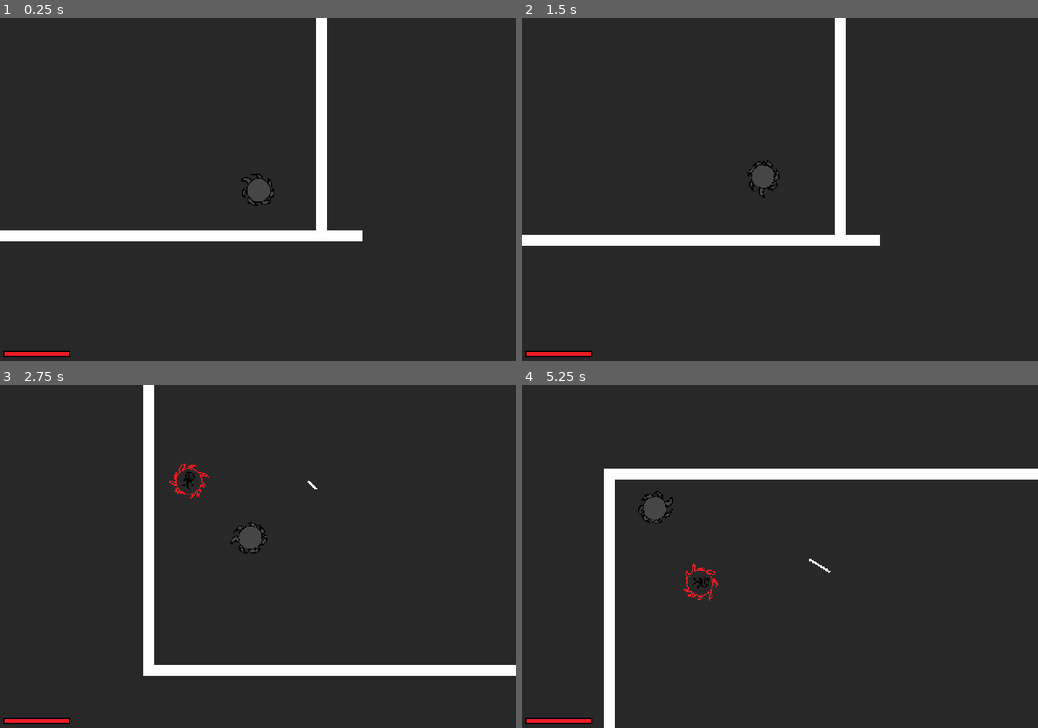
Above: before the commit, frames 1-4 (two rows, left to right).
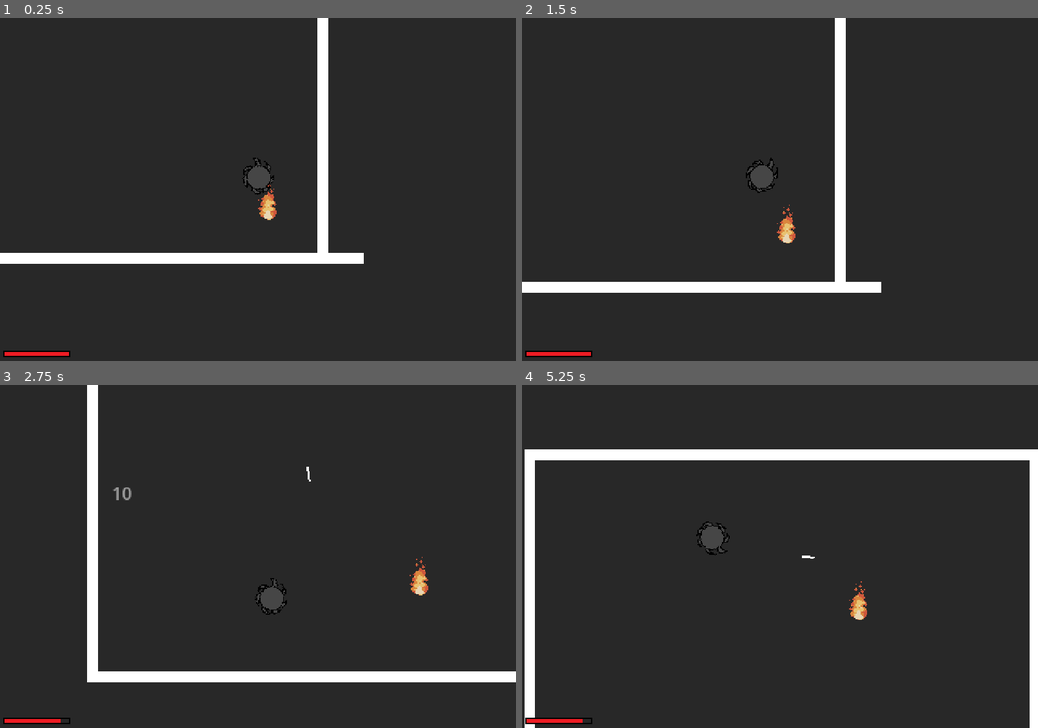
Above: after the commit, the same moments.

Repository: deltea/brj-2025
Game: Godot game, scene res://rooms/levels/test_level.tscn
The game is run twice, just before and just after one commit, with the same random seed, the same clock (stepped at 60 frames per second) and the same inputs.
Inputs (mouse positions are in pixels of both pictures, inside the frame that each line leads up to):
- Up to frame 1 (0.25 s): no input
- Up to frame 2 (1.5 s): move the mouse to (893, 172) at 0.52 s; press the mouse at (893, 172) at 0.53 s; move the mouse to (676, 206) at 1.27 s; release the mouse at (676, 206) at 1.28 s; click (676, 206) at 1.35 s
- Up to frame 3 (2.75 s): move the mouse to (309, 481) at 2.02 s; press the mouse at (309, 481) at 2.03 s
- Up to frame 4 (5.25 s): move the mouse to (754, 625) at 2.77 s; release the mouse at (754, 625) at 2.78 s; click (754, 625) at 2.85 s; move the mouse to (934, 607) at 3.52 s; press the mouse at (934, 607) at 3.53 s; move the mouse to (625, 505) at 4.27 s; release the mouse at (625, 505) at 4.28 s; click (625, 505) at 4.35 s; move the mouse to (805, 556) at 5.02 s; press the mouse at (805, 556) at 5.03 s

The runs differ from the first frame. In frame 1, 5.5% of the frame differs, in the area x 0-71%, y 0-72%; in frame 2, 4.9%; in frame 3, 7.9%; in frame 4, 11%, in the area x 0-100%, y 18-100%.

Commit message:
Added items

Diff:
--- /dev/null
+++ b/item.gd
@@ -0,0 +1,25 @@
+extends RigidBody2D
+class_name VisibleItem;
+
+@onready var parent : RigidBody2D = get_parent();
+@export var radius : float = 10;
+@export var rotation_speed_mult = 1;
+@export var move_speed = 1;
+
+var time_elapsed = 	0;
+
+func _physics_process(delta: float) -> void:
+	time_elapsed += delta;
+	var parent_rotation = parent.get_node("AnimatedSprite2D").rotation
+	var global_goal_position = parent.global_position + Vector2(radius, 0).rotated(parent_rotation);
+	print(parent)
+	var diff_vector = global_goal_position - global_position;
+	linear_velocity = diff_vector * move_speed;
+
+
+func _on_body_entered(body: Node) -> void:
+	if body is Entity and not body == parent:
+		apply_effect(body);
+
+func apply_effect(body : Entity):
+	pass;
--- a/project.godot
+++ b/project.godot
@@ -66,6 +66,7 @@
 
 2d_physics/layer_1="World"
 2d_physics/layer_2="Player"
+2d_physics/layer_3="Items"
 
 [physics]
 
--- a/rooms/levels/test_level.tscn
+++ b/rooms/levels/test_level.tscn
@@ -1,7 +1,8 @@
-[gd_scene load_steps=6 format=3 uid="uid://dblppfoq00bb"]
+[gd_scene load_steps=7 format=3 uid="uid://dblppfoq00bb"]
 
 [ext_resource type="PackedScene" uid="uid://c5htw6kws7a1r" path="res://rooms/level.tscn" id="1_nfnad"]
 [ext_resource type="PackedScene" uid="uid://ctoo0n22cfbd7" path="res://scenes/player/player.tscn" id="2_av0wu"]
+[ext_resource type="PackedScene" uid="uid://calsodcj6nbtc" path="res://scenes/example_item.tscn" id="3_npjtm"]
 [ext_resource type="PackedScene" uid="uid://danvefsaxgyvo" path="res://scenes/test_collider.tscn" id="3_qdcyq"]
 [ext_resource type="PackedScene" uid="uid://hs4jyaqetvdb" path="res://scenes/enemies/example_enemy.tscn" id="4_wodb3"]
 [ext_resource type="PackedScene" uid="uid://bojhr0psvqjli" path="res://scenes/hud.tscn" id="5_5n3ta"]
@@ -11,6 +12,10 @@
 [node name="Player" parent="." index="0" instance=ExtResource("2_av0wu")]
 z_index = 5
 position = Vector2(416, 271)
+
+[node name="Example Item" parent="Player" index="4" instance=ExtResource("3_npjtm")]
+collision_layer = 1
+radius = 40.045
 
 [node name="TestWall" parent="." index="1" instance=ExtResource("3_qdcyq")]
 position = Vector2(5, 0)
@@ -30,5 +35,6 @@
 
 [node name="Example Enemy" parent="." index="5" instance=ExtResource("4_wodb3")]
 position = Vector2(96, 116)
+collision_mask = 1
 
 [node name="HUD" parent="." index="6" instance=ExtResource("5_5n3ta")]
--- a/scenes/enemies/enemy.tscn
+++ b/scenes/enemies/enemy.tscn
@@ -4,6 +4,7 @@
 [ext_resource type="Script" path="res://scenes/enemies/state_machine.gd" id="2_uhek4"]
 
 [node name="Enemy" type="RigidBody2D"]
+collision_mask = 7
 script = ExtResource("1_1h43w")
 
 [node name="State Machine" type="Node" parent="."]
--- /dev/null
+++ b/scenes/example_item.tscn
@@ -0,0 +1,75 @@
+[gd_scene load_steps=12 format=3 uid="uid://calsodcj6nbtc"]
+
+[ext_resource type="PackedScene" uid="uid://cvnvclb5ao32q" path="res://scenes/item.tscn" id="1_2ifcj"]
+[ext_resource type="Texture2D" uid="uid://dbqhjfp6tsu2g" path="res://assets/Sprites/ItemSprites/Fire/Fire 4 - 1.png" id="2_2gsor"]
+
+[sub_resource type="AtlasTexture" id="AtlasTexture_p0al6"]
+atlas = ExtResource("2_2gsor")
+region = Rect2(0, 0, 32, 48)
+
+[sub_resource type="AtlasTexture" id="AtlasTexture_1xyx6"]
+atlas = ExtResource("2_2gsor")
+region = Rect2(32, 0, 32, 48)
+
+[sub_resource type="AtlasTexture" id="AtlasTexture_xdmok"]
+atlas = ExtResource("2_2gsor")
+region = Rect2(64, 0, 32, 48)
+
+[sub_resource type="AtlasTexture" id="AtlasTexture_u5x0y"]
+atlas = ExtResource("2_2gsor")
+region = Rect2(96, 0, 32, 48)
+
+[sub_resource type="AtlasTexture" id="AtlasTexture_d0v0g"]
+atlas = ExtResource("2_2gsor")
+region = Rect2(128, 0, 32, 48)
+
+[sub_resource type="AtlasTexture" id="AtlasTexture_d05p6"]
+atlas = ExtResource("2_2gsor")
+region = Rect2(160, 0, 32, 48)
+
+[sub_resource type="AtlasTexture" id="AtlasTexture_o5kr2"]
+atlas = ExtResource("2_2gsor")
+region = Rect2(192, 0, 32, 48)
+
+[sub_resource type="AtlasTexture" id="AtlasTexture_7pow0"]
+atlas = ExtResource("2_2gsor")
+region = Rect2(224, 0, 32, 48)
+
+[sub_resource type="SpriteFrames" id="SpriteFrames_w7o6a"]
+animations = [{
+"frames": [{
+"duration": 1.0,
+"texture": SubResource("AtlasTexture_p0al6")
+}, {
+"duration": 1.0,
+"texture": SubResource("AtlasTexture_1xyx6")
+}, {
+"duration": 1.0,
+"texture": SubResource("AtlasTexture_xdmok")
+}, {
+"duration": 1.0,
+"texture": SubResource("AtlasTexture_u5x0y")
+}, {
+"duration": 1.0,
+"texture": SubResource("AtlasTexture_d0v0g")
+}, {
+"duration": 1.0,
+"texture": SubResource("AtlasTexture_d05p6")
+}, {
+"duration": 1.0,
+"texture": SubResource("AtlasTexture_o5kr2")
+}, {
+"duration": 1.0,
+"texture": SubResource("AtlasTexture_7pow0")
+}],
+"loop": true,
+"name": &"default",
+"speed": 5.0
+}]
+
+[node name="Example Item" instance=ExtResource("1_2ifcj")]
+
+[node name="AnimatedSprite2D" parent="." index="0"]
+position = Vector2(0, -11)
+sprite_frames = SubResource("SpriteFrames_w7o6a")
+frame_progress = 0.695545
--- /dev/null
+++ b/scenes/item.tscn
@@ -0,0 +1,18 @@
+[gd_scene load_steps=3 format=3 uid="uid://cvnvclb5ao32q"]
+
+[ext_resource type="Script" path="res://item.gd" id="1_hhiuq"]
+
+[sub_resource type="CircleShape2D" id="CircleShape2D_ysfew"]
+
+[node name="Item" type="RigidBody2D"]
+collision_layer = 4
+contact_monitor = true
+max_contacts_reported = 30000
+script = ExtResource("1_hhiuq")
+
+[node name="AnimatedSprite2D" type="AnimatedSprite2D" parent="."]
+
+[node name="CollisionPolygon2D" type="CollisionShape2D" parent="."]
+shape = SubResource("CircleShape2D_ysfew")
+
+[connection signal="body_entered" from="." to="." method="_on_body_entered"]
--- a/scenes/player/player.tscn
+++ b/scenes/player/player.tscn
@@ -23,6 +23,8 @@
 radius = 16.0
 
 [node name="Player" type="RigidBody2D"]
+collision_layer = 2
+collision_priority = 0.0
 physics_material_override = SubResource("PhysicsMaterial_u1308")
 contact_monitor = true
 max_contacts_reported = 1
--- a/scenes/test_collider.tscn
+++ b/scenes/test_collider.tscn
@@ -4,6 +4,7 @@
 size = Vector2(9, 320)
 
 [node name="Test Collider" type="StaticBody2D"]
+collision_mask = 7
 
 [node name="CollisionShape2D" type="CollisionShape2D" parent="."]
 position = Vector2(0.5, 159)
Binary file added: assets/Sprites/ItemSprites/Fire/Fire 4 - 1.png
Not shown, added: assets/Sprites/ItemSprites/Fire/Fire 4 - 1.png.import
Not shown, added: scenes/ite2749.tmp
Not shown, added: scenes/ite444B.tmp
